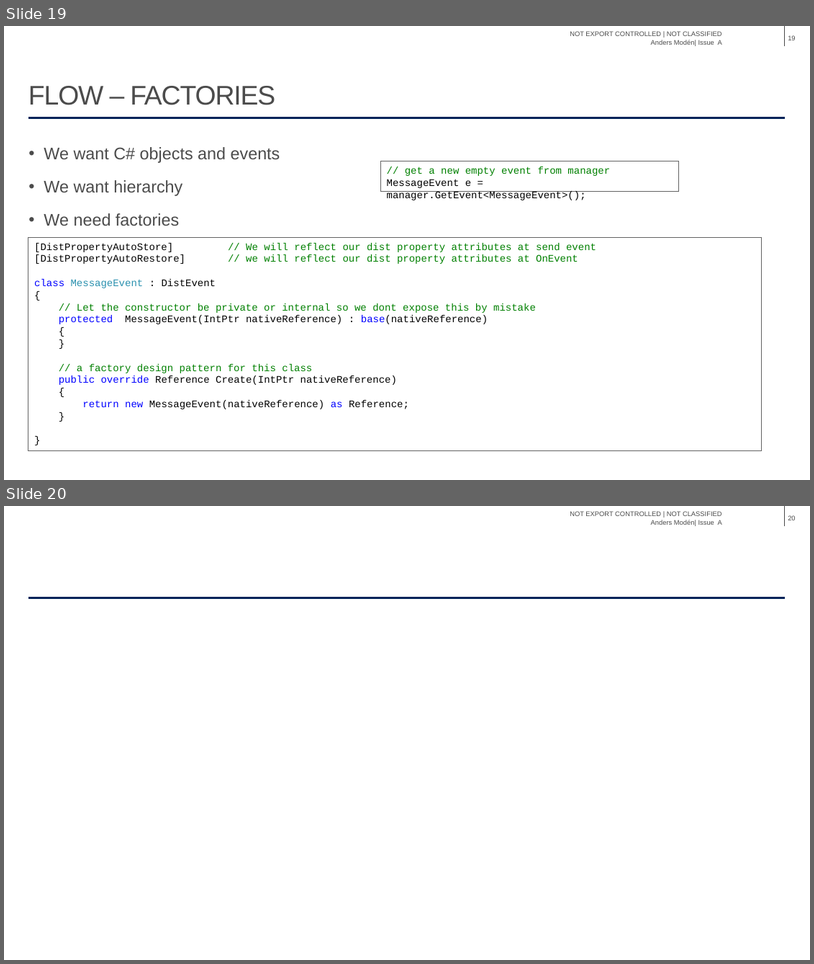
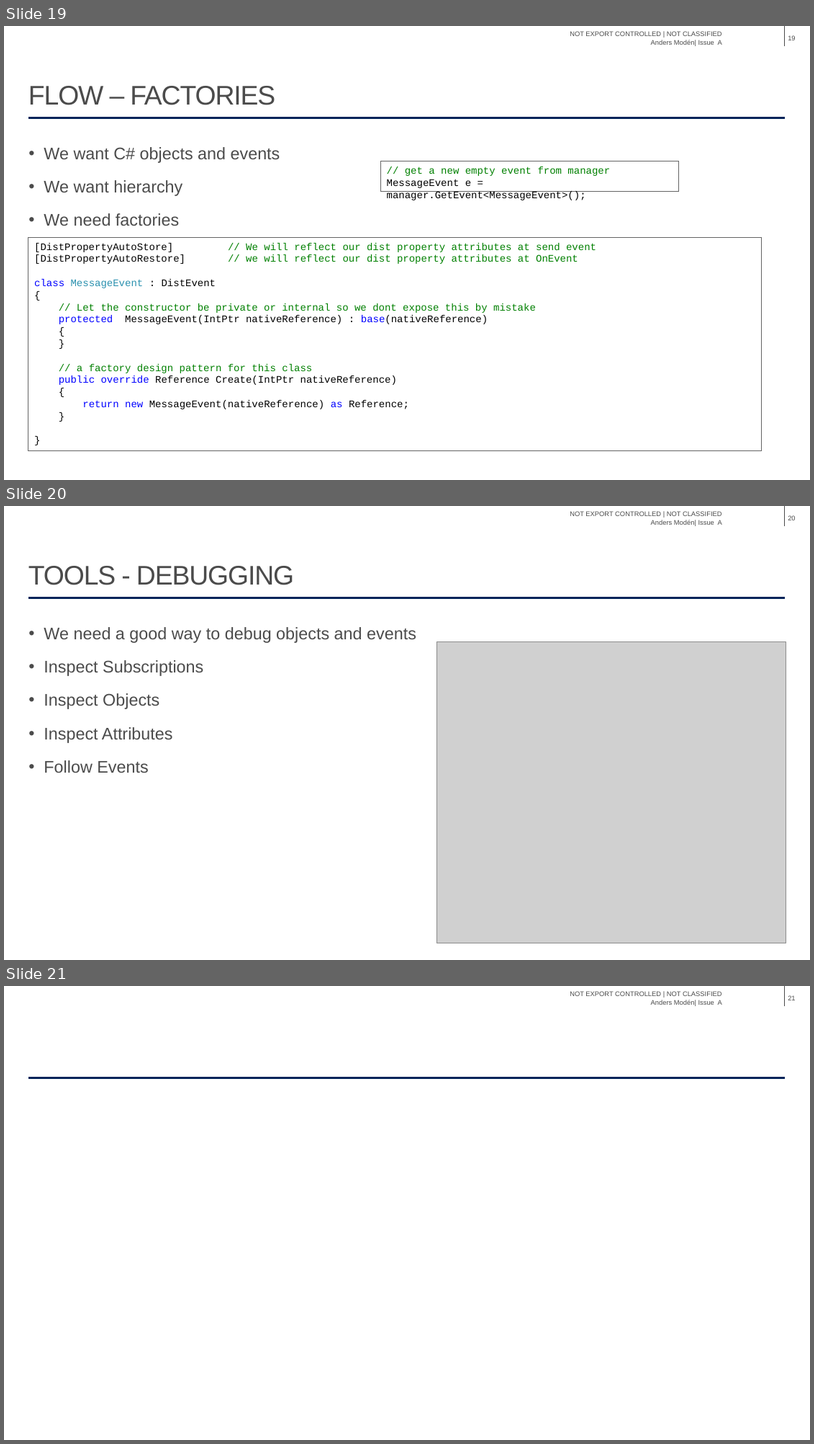
Before and after one commit to ToolTech/Distributed_Domain_Demo, a slide deck: Tutorial/Distribution Tutorial.pptx. Shown one above the other, each under a label of ours: slides 19 and 20 before the commit, slides 19, 20 and 21 after it. The pictures are 814x964 and 814x1444 pixels, drawn with LibreOffice and Linux fonts; fonts in the diff are those of the drawing; grey boxes stand for pictures; background and template pictures are left out. Boxes give left, top, right and bottom in pixels: in the first picture for what was removed or moved away, otherwise in the second. Text is boxed around its words. In the diff, an @@ line names an element or a change of style, - is before the commit and + after.

Commit message:
Updated docs with tools

```diff
--- a/Tutorial/Distribution Tutorial.pptx
+++ b/Tutorial/Distribution Tutorial.pptx
@@ slide 20 added at box(4, 506, 810, 960), background #FFFFFF; not listed: 3 template elements that a slide beside it also shows @@
@@ page number added at box(788, 515, 795, 520), 8 pt, text #4B4B4B @@
+20
@@ title added at box(28, 566, 294, 585), 32 pt, text #4B4B4B @@
+TOOLS - DEBUGGING
@@ text added at box(44, 627, 417, 772), 20 pt, text #4B4B4B @@
+• We need a good way to debug objects and events
+• Inspect Subscriptions
+• Inspect Objects
+• Inspect Attributes
+• Follow Events
@@ picture added at box(437, 641, 786, 943) @@
@@ what was slide 20 is now slide 21 @@
@@ page number at box(788, 995, 795, 1000): text changed @@
-20
+21
```
Also in this commit, not shown: 1 other file.
